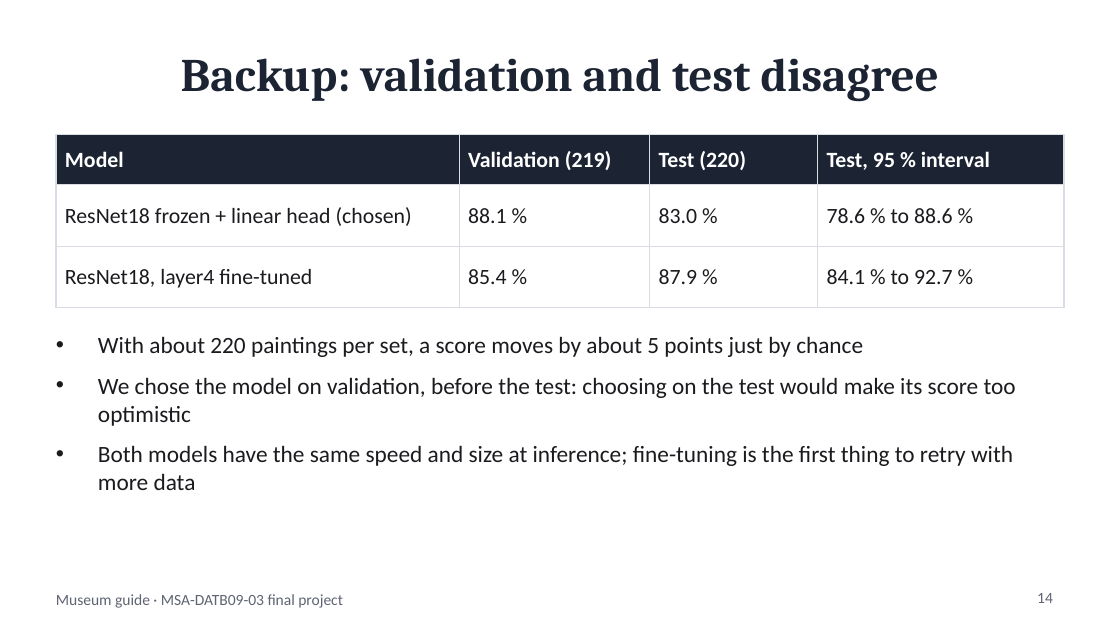
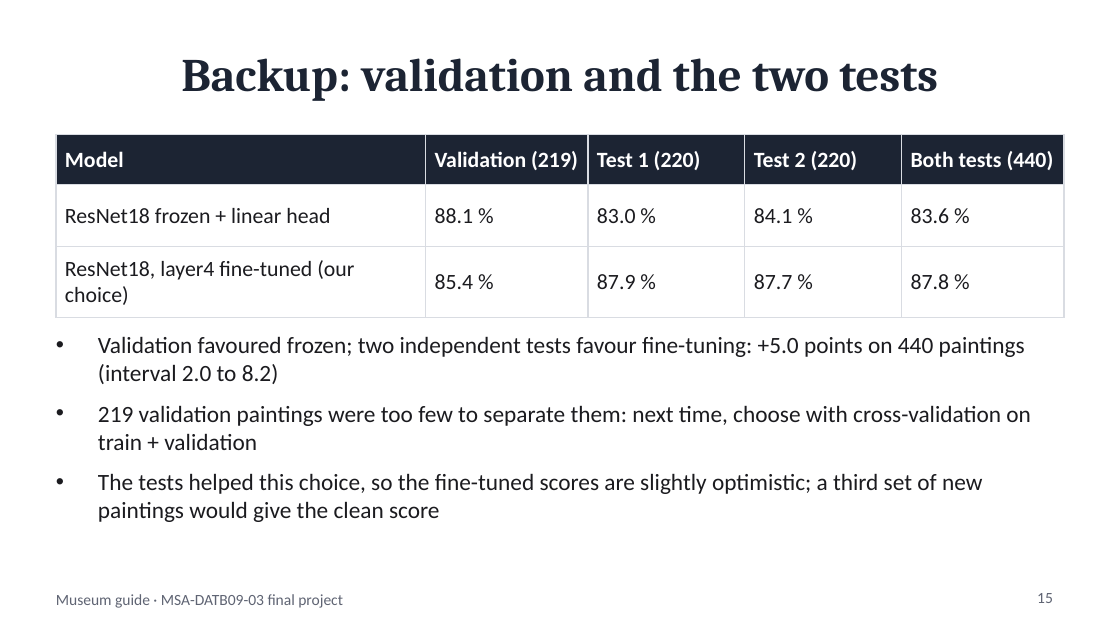
Before and after one commit to BenjaminAHS/neural-network-project, a slide deck: slide 15 of docs/museum_guide_presentation.pptx (slide 14 before the commit). Drawn at 1120x630 pixels with LibreOffice and Linux fonts; fonts in the diff are those of the drawing. Boxes give left, top, right and bottom in pixels: in the first picture for what was removed or moved away, otherwise in the second. Text is boxed around its words. In the diff, an @@ line names an element or a change of style, - is before the commit and + after.

Commit message:
Add the second test to the talk and recommend the fine-tuned ResNet18

```diff
--- a/docs/museum_guide_presentation.pptx
+++ b/docs/museum_guide_presentation.pptx
@@ title at box(181, 58, 938, 101): text changed @@
-Backup: validation and test disagree
+Backup: validation and the two tests
@@ table at box(56, 134, 1064, 309) @@
-column 1, row 2: ResNet18 frozen + linear head (chosen)
+column 1, row 2: ResNet18 frozen + linear head
-column 1, row 3: ResNet18, layer4 fine-tuned
+column 1, row 3: ResNet18, layer4 fine-tuned (our choice)
-column 3: Test (220) | 83.0 % | 87.9 %
-column 4: Test, 95 % interval | 78.6 % to 88.6 % | 84.1 % to 92.7 %
+column 3: Test 1 (220) | 83.0 % | 87.9 %
+column 4: Test 2 (220) | 84.1 % | 87.7 %
+column 5: Both tests (440) | 83.6 % | 87.8 %
@@ text at box(98, 336, 1031, 522): text changed @@
-• With about 220 paintings per set, a score moves by about 5 points just by chance
-• We chose the model on validation, before the test: choosing on the test would make its score too optimistic
-• Both models have the same speed and size at inference; fine-tuning is the first thing to retry with more data
+• Validation favoured frozen; two independent tests favour fine-tuning: +5.0 points on 440 paintings (interval 2.0 to 8.2)
+• 219 validation paintings were too few to separate them: next time, choose with cross-validation on train + validation
+• The tests helped this choice, so the fine-tuned scores are slightly optimistic; a third set of new paintings would give the clean score
@@ page number at box(1037, 593, 1053, 603): text changed @@
-14
+15
```
Also in this commit, not shown: 10 other slides changed, 1 slide added, 4 other files.
